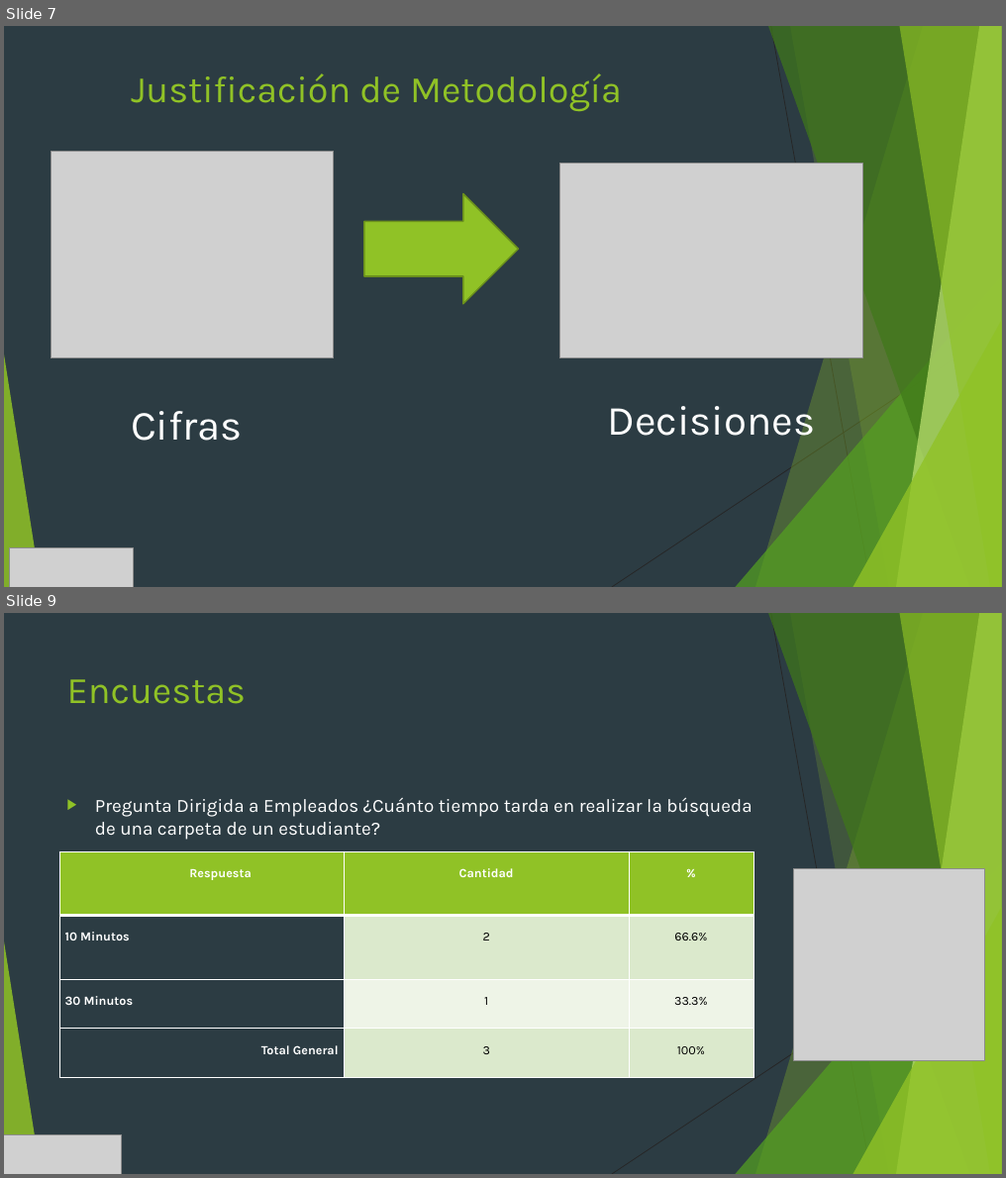
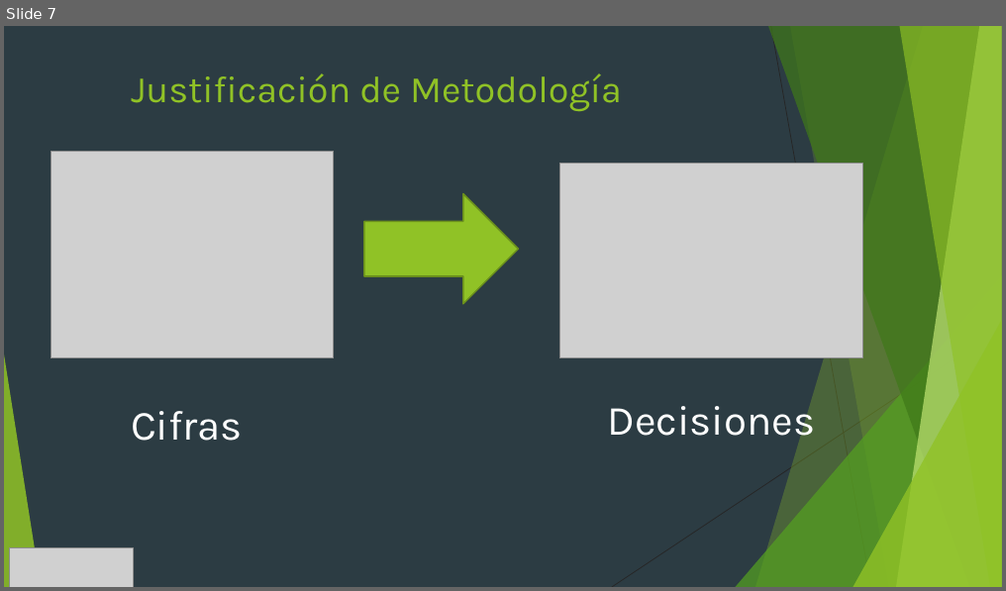
Before and after one commit to JefersonGuevara/Cru_Portal, a slide deck: Documentacion/SISTEMA DE INFORMACIÓN PARA LA GESTIÓN DE ADMISIONES.pptx. Shown one above the other, each under a label of ours: slides 7 and 9 before the commit, slide 7 after it; the slides between them are not shown. The pictures are 1006x1178 and 1006x591 pixels, drawn with LibreOffice and Linux fonts; fonts in the diff are those of the drawing; grey boxes stand for pictures. Boxes give left, top, right and bottom in pixels: in the first picture for what was removed or moved away, otherwise in the second. Text is boxed around its words. In the diff, an @@ line names an element or a change of style, - is before the commit and + after.

```diff
--- a/Documentacion/SISTEMA DE INFORMACIÓN PARA LA GESTIÓN DE ADMISIONES.pptx
+++ b/Documentacion/SISTEMA DE INFORMACIÓN PARA LA GESTIÓN DE ADMISIONES.pptx
@@ slide 9 removed at (x1=4, y1=613, x2=1002, y2=1174), background #2C3C43; not listed: 10 template elements that a slide beside it also shows @@
@@ title removed at (x1=67, y1=679, x2=246, y2=704) @@
-Encuestas
@@ text removed at (x1=95, y1=797, x2=751, y2=840) @@
-▶ Pregunta Dirigida a Empleados ¿Cuánto tiempo tarda en realizar la búsqueda de una carpeta de un estudiante?
@@ table removed at (x1=59, y1=852, x2=753, y2=1078), 4 rows, 3 columns @@
-Respuesta | Cantidad | %
-10 Minutos | 2 | 66.6%
-30 Minutos | 1 | 33.3%
-Total General | 3 | 100%
@@ picture removed at (x1=793, y1=869, x2=985, y2=1060) @@
@@ picture removed at (x1=4, y1=1135, x2=122, y2=1174) @@
```
Also in this commit, not shown: 7 slides changed, 8 other slides removed, 1 other file.
